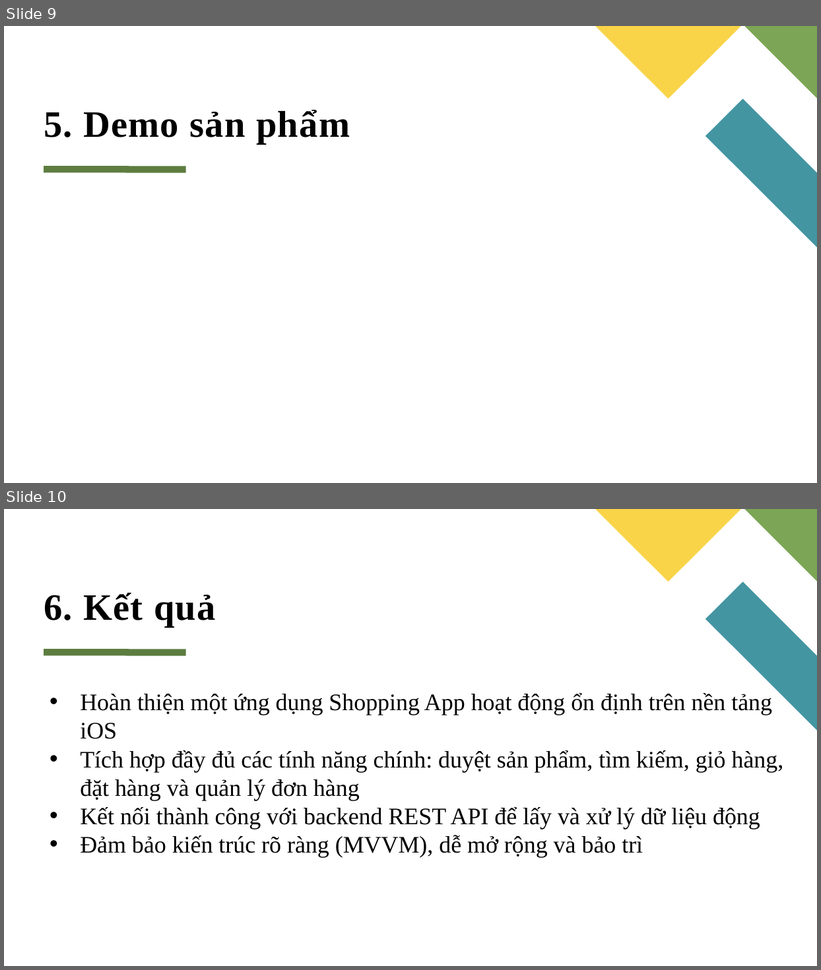
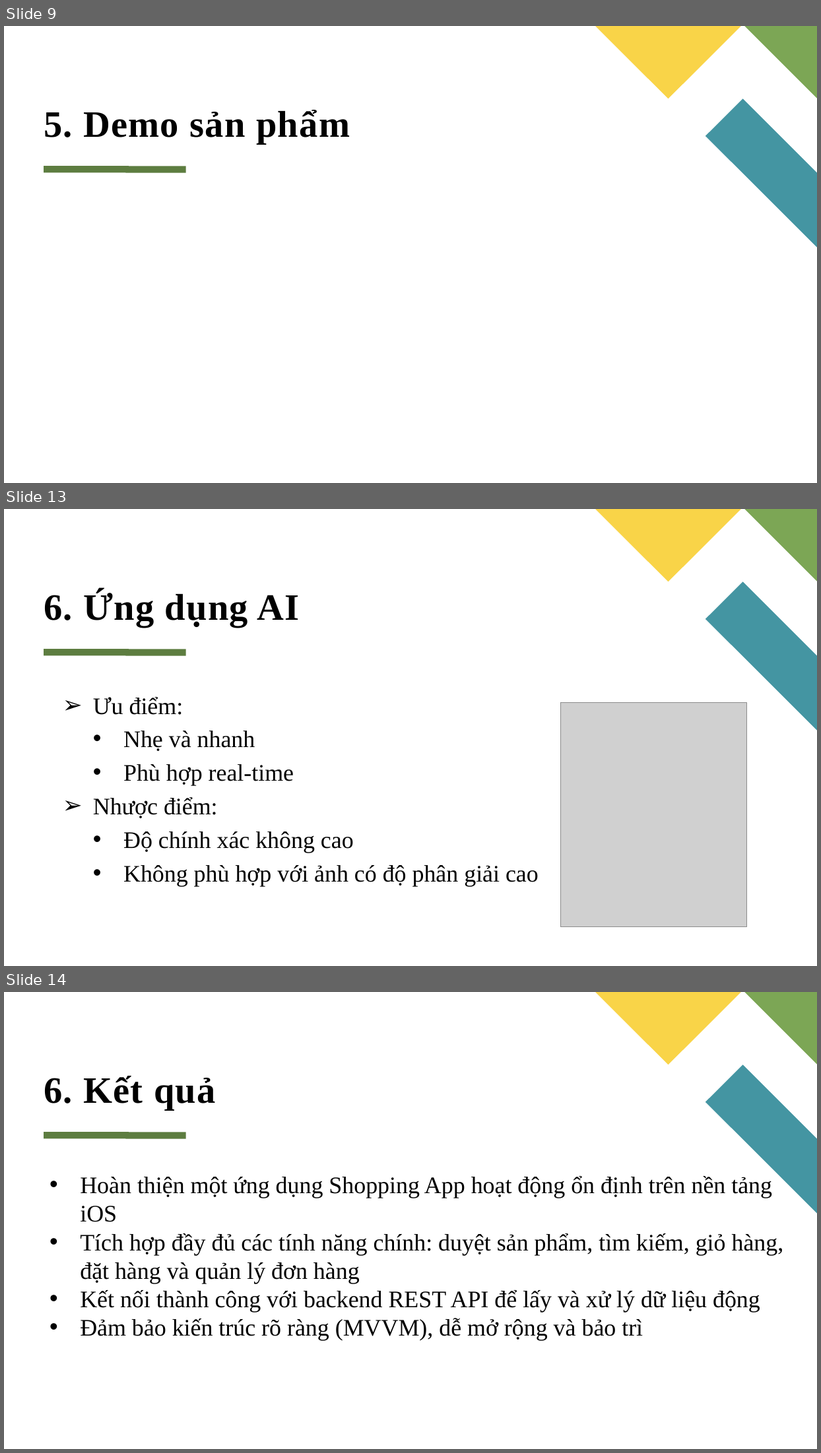
Before and after one commit to PhuHuynhMS/shopping_ios, a slide deck: Geometric annual presentation.pptx. Shown one above the other, each under a label of ours: slides 9 and 10 before the commit, slides 9, 13 and 14 after it; the slides between them are not shown. The pictures are 821x970 and 821x1453 pixels, drawn with LibreOffice and Linux fonts; fonts in the diff are those of the drawing; grey boxes stand for pictures. Boxes give left, top, right and bottom in pixels: in the first picture for what was removed or moved away, otherwise in the second. Text is boxed around its words. In the diff, an @@ line names an element or a change of style, - is before the commit and + after.

```diff
--- a/Geometric annual presentation.pptx
+++ b/Geometric annual presentation.pptx
@@ slide 13 added at (4, 509, 817, 966), background #FFFFFF; not listed: 4 template elements that a slide beside it also shows @@
@@ title added at (44, 591, 300, 627), 44 pt, text #000000, bold @@
+6. Ứng dụng AI
@@ text added at (93, 697, 539, 887), 28 pt, text #000000 @@
+  ➢ Ưu điểm:
+    • Nhẹ và nhanh
+    • Phù hợp real-time
+  ➢ Nhược điểm:
+    • Độ chính xác không cao
+    • Không phù hợp với ảnh có độ phân giải cao
@@ picture added at (561, 703, 748, 927) @@
@@ what was slide 10 is now slide 14 @@
```
Also in this commit, not shown: 1 slide changed, 3 other slides added.
